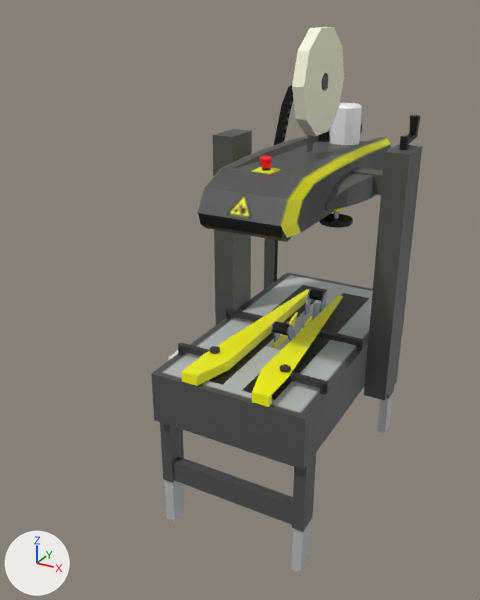
What one commit did to the Blender file Blend Files/sk20.blend.
One viewpoint serves both versions: a 50 mm lens placed at (0.929, -2.123, 1.786), pointed at (-0.08, -0.288, 0.869). Lighting does not change. The marker at lower left points along +X, +Y and +Z. Mesh edges are drawn as thin lines on the coarser meshes.

In view in the first picture: 'Box Guides base'.
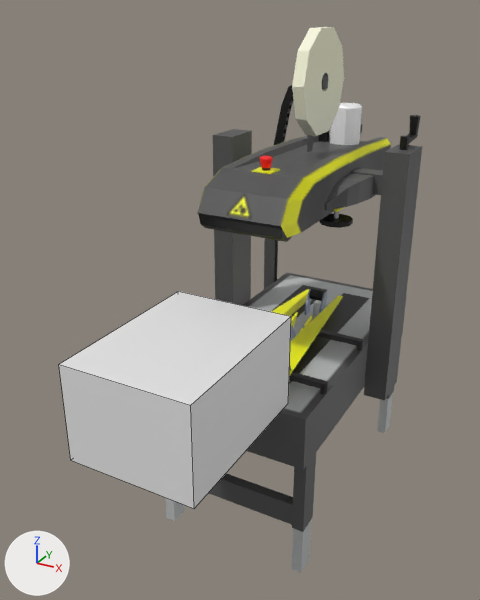
The change in detail:
Mesh me_cube_003 is new.
It is a box spanning x -0.2..0.2, y -0.275..0.275, z 0.0..0.3.
Object 'Big Box' (ob_big_box) is new; it shows me_cube_003.
Its location is (0.0, -0.758, 0.649).

Pixel boxes [x1, y1, x2, y2] of what changed, in the pictures (480 x 600 px):
'Big Box', added: after [59, 291, 291, 508]
